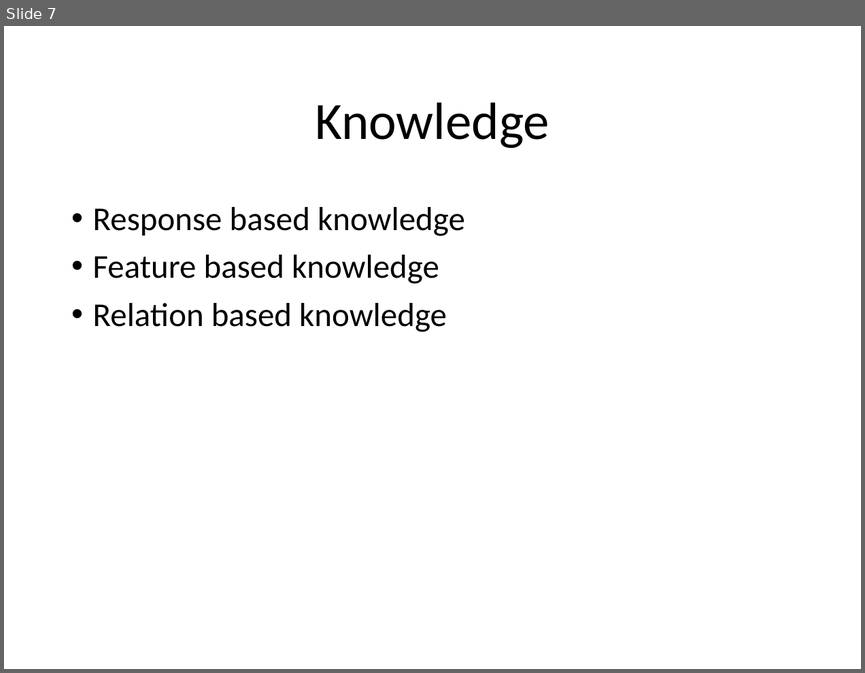
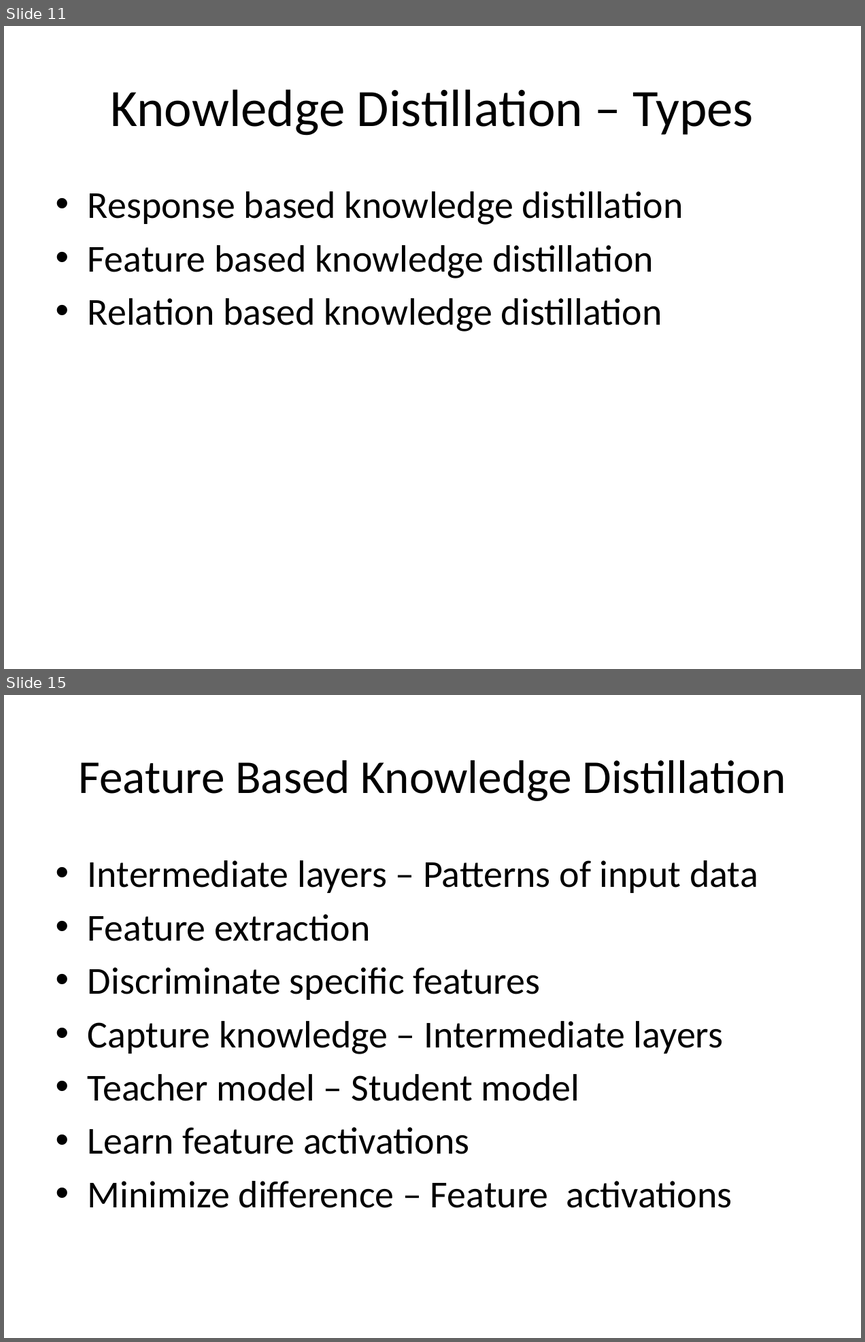
Before and after one commit to look4pritam/KnowledgeDistillation, a slide deck: Presentations/KnowledgeDistillation.pptx. Shown one above the other, each under a label of ours: slide 7 before the commit, slides 11 and 15 after it; the slides between them are not shown. The pictures are 865x673 and 865x1342 pixels, drawn with LibreOffice and Linux fonts; fonts in the diff are those of the drawing. Boxes give left, top, right and bottom in pixels: in the first picture for what was removed or moved away, otherwise in the second. Text is boxed around its words. In the diff, an @@ line names an element or a change of style, - is before the commit and + after.

```diff
--- a/Presentations/KnowledgeDistillation.pptx
+++ b/Presentations/KnowledgeDistillation.pptx
@@ slide 15 added at (4, 695, 861, 1338), background #FFFFFF @@
@@ title added at (79, 760, 785, 801), 39.6 pt, text #000000 @@
+Feature Based Knowledge Distillation
@@ text added at (88, 860, 758, 1208), 32 pt, text #000000 @@
+• Intermediate layers – Patterns of input data
+• Feature extraction
+• Discriminate specific features
+• Capture knowledge – Intermediate layers
+• Teacher model – Student model
+• Learn feature activations
+• Minimize difference – Feature activations
@@ what was slide 7 is now slide 11 @@
@@ slide 11 changed as well @@
@@ title at (111, 89, 753, 135): text changed @@
-Knowledge
+Knowledge Distillation – Types
@@ text at (88, 191, 683, 331): text changed; size 28 to 32 pt @@
-• Response based knowledge
-• Feature based knowledge
-• Relation based knowledge
+• Response based knowledge distillation
+• Feature based knowledge distillation
+• Relation based knowledge distillation
```
Also in this commit, not shown: 9 other slides changed, 16 other slides added, 12 slides removed.
